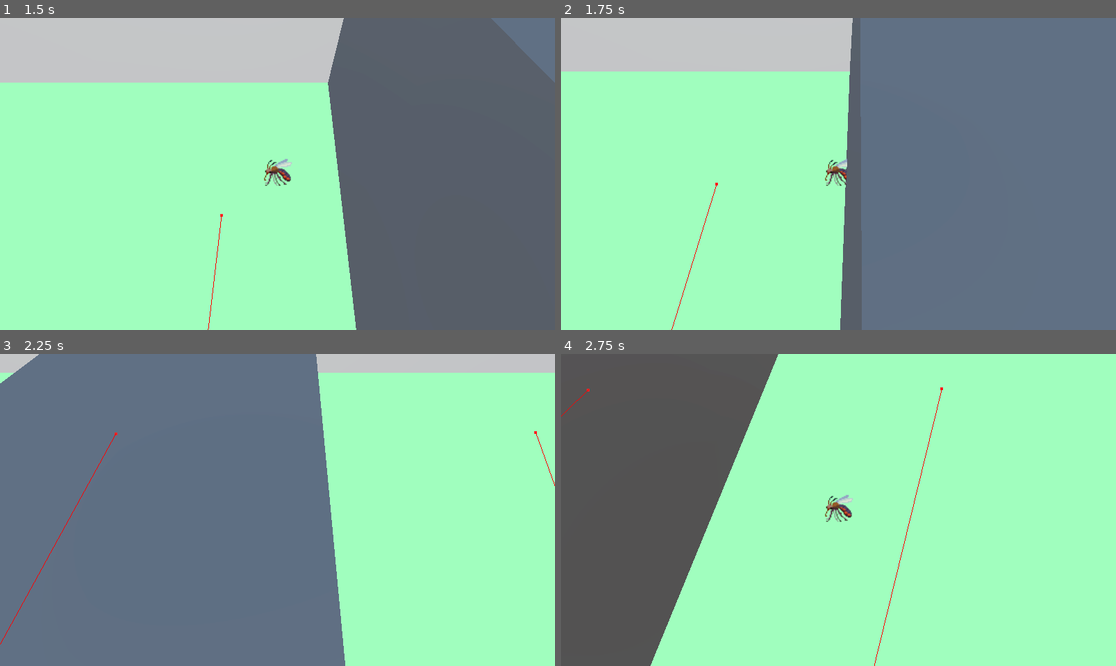
Above: before the commit, frames 1-4 (two rows, left to right).
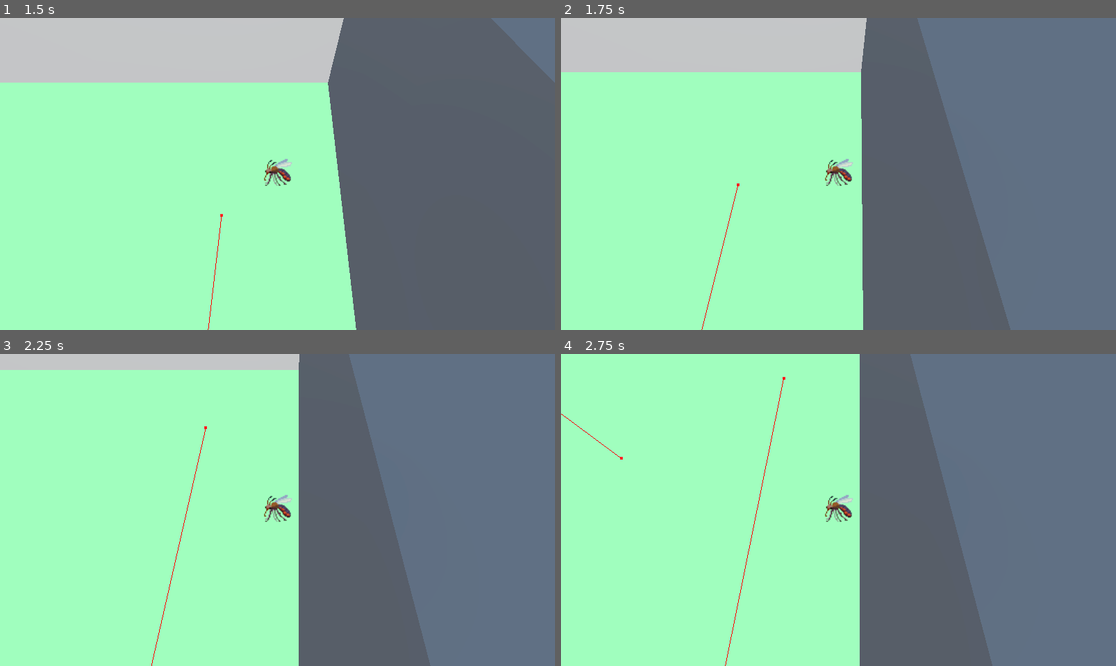
Above: after the commit, the same moments.

Repository: BrownRISDGameDevelopers/mosquito-simulator
Game: Godot game, scene res://scenes/Map.tscn
Same seed, same stepped clock (60 frames per second), same inputs: the game is played once before the commit and once after it. The engine's default icon, where the game draws it, is replaced by a stand-in: a white triangle on a blue panel in a dark square.
Inputs:
- Up to frame 1 (1.5 s): tap Enter at 0.5 s; hold D (right) 0.53-1.28 s; hold Shift (sprint) 0.53-1.28 s; hold S (down) from 1.28 s (still down); tap Space (suck) at 1.35 s
- Up to frame 2 (1.75 s): keep holding S (down)
- Up to frame 3 (2.25 s): release S (down) at 2.03 s; hold D (right) from 2.03 s (still down); hold Shift (sprint) from 2.03 s (still down)
- Up to frame 4 (2.75 s): keep holding D (right); keep holding Shift (sprint)

Frame 1 is identical in both runs. In frame 2, 21% of the frame differs, in the area x 0-81%, y 0-100%; in frame 3, 100%, in the area x 0-100%, y 0-100%; in frame 4, 74%.

Commit message:
fixed player not colliding with wall

Diff:
--- a/scenes/Map.tscn
+++ b/scenes/Map.tscn
@@ -84,6 +84,7 @@
 
 [node name="Player" parent="." instance=ExtResource("1_xkm8s")]
 transform = Transform3D(0.5, 0, 0, 0, 0.5, 0, 0, 0, 0.5, -1.636, 0.22804737, 1.22)
+collision_mask = 5
 
 [node name="Camera3D" type="Camera3D" parent="." node_paths=PackedStringArray("player")]
 transform = Transform3D(1, 0, 0, 0, 0.49999997, 0.86602545, 0, -0.86602545, 0.49999997, 0, 6.3092656, 0.5)
--- a/scripts/player_2d.gd
+++ b/scripts/player_2d.gd
@@ -19,7 +19,7 @@
 	move_and_slide()
 
 	#checking if player is still
-	if (velocity.x < 0.05 && velocity.y < 0.05):
+	if (abs(velocity.x) < 0.01 && abs(velocity.y) < 0.01):
 		Global.player_still.emit(true)
 	else:
 		Global.player_still.emit(false)
Not shown: 1 places in scenes/Map.tscn that only renumber resources
